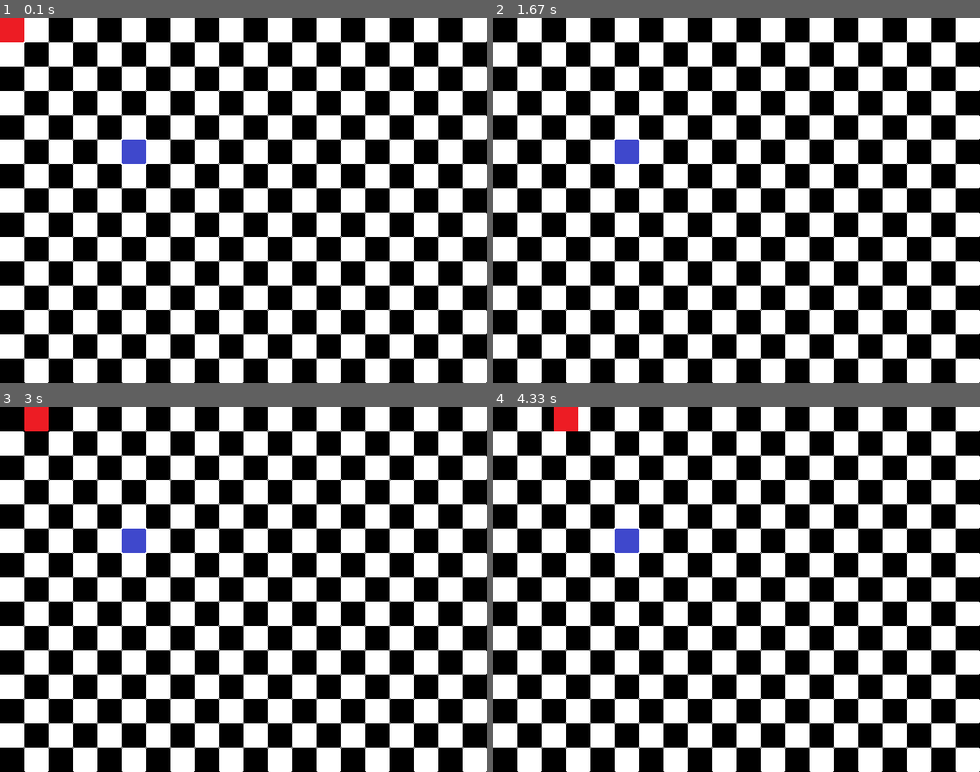
Above: before the commit, frames 1-4 (two rows, left to right).
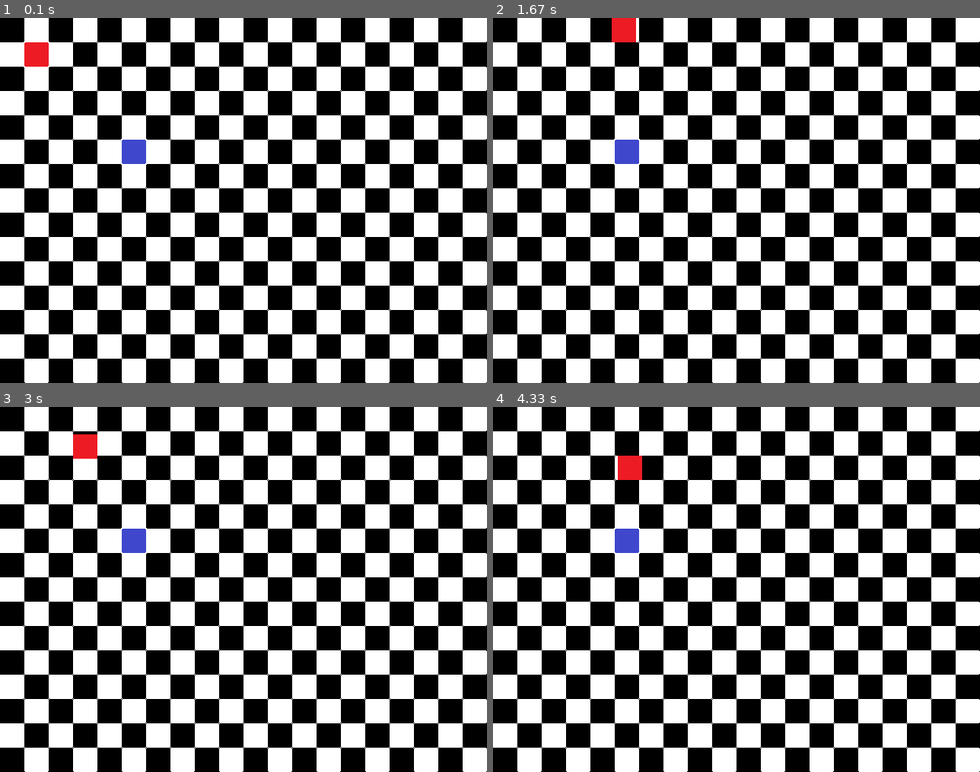
Above: after the commit, the same moments.

Repository: pitkanenlauri/questoffununlimited
Game: pygame game, started from quest/main.py
Two runs of this game, one before a commit and one after it. Both use one fixed random seed, a clock stepped at 60 frames per second and the inputs below.
Inputs:
- Up to frame 1 (0.1 s): no input
- Up to frame 2 (1.67 s): hold Right 0.33-0.8 s; hold Up 0.83-1.13 s; hold Right 1.17-1.63 s
- Up to frame 3 (3 s): hold Left 1.67-2.2 s; hold Down 2.23-2.53 s; hold Up 2.57-2.93 s; hold Right from 2.97 s (still down)
- Up to frame 4 (4.33 s): release Right at 3.6 s; hold Down 3.63-4 s; hold Left from 4.03 s (still down)

The runs differ from the first frame. In frame 1, 0.7% of the frame differs, in the area x 0-11%, y 0-14%; in frame 2, 0.3%; in frame 3, 0.7%, in the area x 4-21%, y 0-15%; in frame 4, 0.7%.

Commit message:
Sprite movement is now working as intended.

Diff:
--- a/quest/main.py
+++ b/quest/main.py
@@ -22,8 +22,13 @@
                 event.type == pg.KEYDOWN and event.key == pg.K_ESCAPE):
                 return
         keys = pg.key.get_pressed()
-        # Update state through GameStateManager.
+        # Update game state through GameStateManager.
         gm.update(window, keys, dt)
+
+        # Show fps in caption.
+        fps = clock.get_fps()
+        with_fps = "{} - {:.2f} FPS".format(c.CAPTION, fps)
+        pg.display.set_caption(with_fps)
 
 
 if __name__ == '__main__':
--- a/quest/sprites.py
+++ b/quest/sprites.py
@@ -8,9 +8,9 @@
         self.name = name
         self.action = action
         self.direction = direction
-        # Keeps track of distance when moving between tiles.
-        self.move_distance = 0.0
-        self.move_pixel = 0.0
+        self.speed = 1
+        self.distance = 0
+        self.pixels_moved = 0
 
         self.action_dict = self.create_action_dict()
         self.vector_dict = self.create_vector_dict()
@@ -18,9 +18,6 @@
         # Test
         self.image = pg.image.load(self.name + '.png').convert_alpha()
         self.rect = self.image.get_rect(left=x, top=y)
-
-        # Location in tile grid coordinates.
-        self.tile_x, self.tile_y = self.get_tile_coordinates()
 
     def create_action_dict(self):
         action_dict = {'resting': self.resting,
@@ -44,89 +41,70 @@
     def resting(self):
         self.correct_position()
 
+    def begin_resting(self):
+        self.action = 'resting'
+        self.correct_position()
+
     def moving(self):
         """
         Moves sprite from one tile to the next based on direction.
         """
-        px = self.vector_dict[self.direction][0] * self.dt
-        py = self.vector_dict[self.direction][1] * self.dt
-        self.move_pixel += abs(px + py)
-        self.move_distance += self.move_pixel
+        # Calculate the change in distance based on speed. (s = s_0 + vt)
+        self.distance += self.speed * self.dt
 
-        if self.move_pixel >= 1:
+        # Distance moved is stored in self.distance, but game movement happens
+        # only when distance is over one pixel.
+        if self.distance >= 1:
+            pixels_to_move = int(round(self.distance))
+
+            # move_ip moves rect by given x and y offset to self.direction
             self.rect.move_ip(
-                int(self.vector_dict[self.direction][0] * self.move_pixel),
-                int(self.vector_dict[self.direction][1] * self.move_pixel))
-            self.move_distance = int(self.move_distance)
-            self.move_pixel = 0.0
+                self.vector_dict[self.direction][0] * pixels_to_move,
+                self.vector_dict[self.direction][1] * pixels_to_move)
 
-        if self.move_distance >= c.TILE_WIDTH:
-            self.action = 'resting'
-            self.move_distance = 0.0
-            self.move_pixel = 0.0
+            self.pixels_moved += pixels_to_move
+            self.distance = 0.0
+
+            # Move one tile at a time.
+            if self.pixels_moved >= c.TILE_WIDTH:
+                self.begin_resting()
+                self.pixels_moved = 0
 
     def begin_moving(self, direction):
+        self.action = 'moving'
         self.direction = direction
-        self.action = 'moving'
 
     def correct_position(self):
         """
-        Adjust sprite position to be centered on tile if not.
+        Adjusts sprites position to be centered on a tile.
         """
-        x, y = self.get_tile_coordinates()
         x_off = self.rect.x % c.TILE_WIDTH
         y_off = self.rect.y % c.TILE_WIDTH
-        if self.rect.x % c.TILE_WIDTH != 0:
+
+        if x_off != 0:
             if x_off <= c.TILE_WIDTH / 2:
-                self.rect.x = x
+                self.rect.x -= x_off
             else:
-                self.rect.x = x + c.TILE_WIDTH
-        if self.rect.y % c.TILE_WIDTH != 0:
+                self.rect.x += (c.TILE_WIDTH - x_off)
+
+        if y_off != 0:
             if y_off <= c.TILE_WIDTH / 2:
-                self.rect.y = y
+                self.rect.y -= y_off
             else:
-                self.rect.y = y + c.TILE_WIDTH
-
-    def get_tile_coordinates(self):
-        """
-        Converts pygame coordinates into tile coordinates.
-        """
-        if self.rect.x == 0:
-            tile_x = 0
-        elif self.rect.x % c.TILE_WIDTH == 0:
-            tile_x = (self.rect.x // c.TILE_WIDTH)
-        else:
-            tile_x = 0
-
-        if self.rect.y == 0:
-            tile_y = 0
-        elif self.rect.y % c.TILE_WIDTH == 0:
-            tile_y = (self.rect.y // c.TILE_WIDTH)
-        else:
-            tile_y = 0
-
-        return tile_x, tile_y
+                self.rect.y += (c.TILE_WIDTH - y_off)
 
 
 class Player(Sprite):
     def __init__(self, x, y, action, direction):
         super().__init__('player', x, y, action, direction)
-
+        self.speed = 2
 
     def update(self, keys, dt):
         self.keys = keys
         self.check_for_input()
         self.dt = dt
-        self.tile_x, self.tile_y = self.get_tile_coordinates()
         action_function = self.action_dict[self.action]
         action_function()
-
-        # Test - See if tile and rect coords update correctly.
-        self.tile_x, self.tile_y = self.get_tile_coordinates()
-        xt, yt = self.get_tile_coordinates()
-        x, y = self.rect.x, self.rect.y
-        print("tile: ", xt, yt)
-        print("coord:", x//c.TILE_WIDTH, y//c.TILE_WIDTH, "\n")
 
     def check_for_input(self):
         if self.action == 'resting':
--- a/quest/states.py
+++ b/quest/states.py
@@ -1,9 +1,9 @@
 import pygame as pg
 
 from sprites import Player, Sprite
-from tools import _State
+from tools import State
 
-class MapState(_State):
+class MapState(State):
     """
     Main playing state. Handles player movement, sprite updates,
     resulting interaction and drawing of the map view.
@@ -13,15 +13,15 @@
         self.name = name
 
         # Test
-        self.all = pg.sprite.Group()
+        self.all_sprites = pg.sprite.Group()
         self.obstacles = pg.sprite.Group()
 
-        self.player = Player(0, 0, 'resting', 'down')
-        self.all.add(self.player)
+        self.player = Player(16, 16, 'resting', 'down')
+        self.all_sprites.add(self.player)
 
         self.obstacle = Sprite('obstacle', 80, 80)
         self.obstacles.add(self.obstacle)
-        self.all.add(self.obstacle)
+        self.all_sprites.add(self.obstacle)
 
         self.grid = pg.sprite.Sprite()
         self.grid.image = pg.image.load('grid.png').convert_alpha()
@@ -40,7 +40,8 @@
 
         window.fill((0, 0, 0))
         window.blit(self.grid.image, self.grid.rect)
-        for sprite in self.all:
+
+        for sprite in self.all_sprites:
             window.blit(sprite.image, sprite.rect)
 
         new = pg.transform.scale2x(window)
--- a/quest/tools.py
+++ b/quest/tools.py
@@ -36,7 +36,7 @@
         self.state.startup(game_data)
         self.state.previous = previous
 
-class _State:
+class State:
     """
     Template class for all game states to inherit from.
     """
